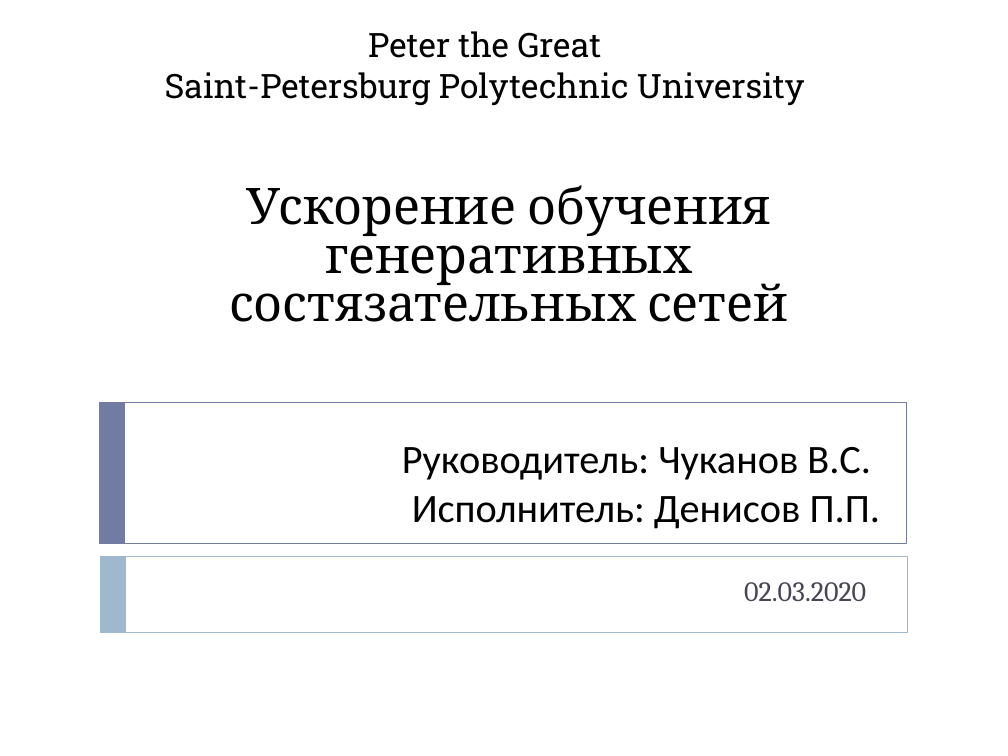
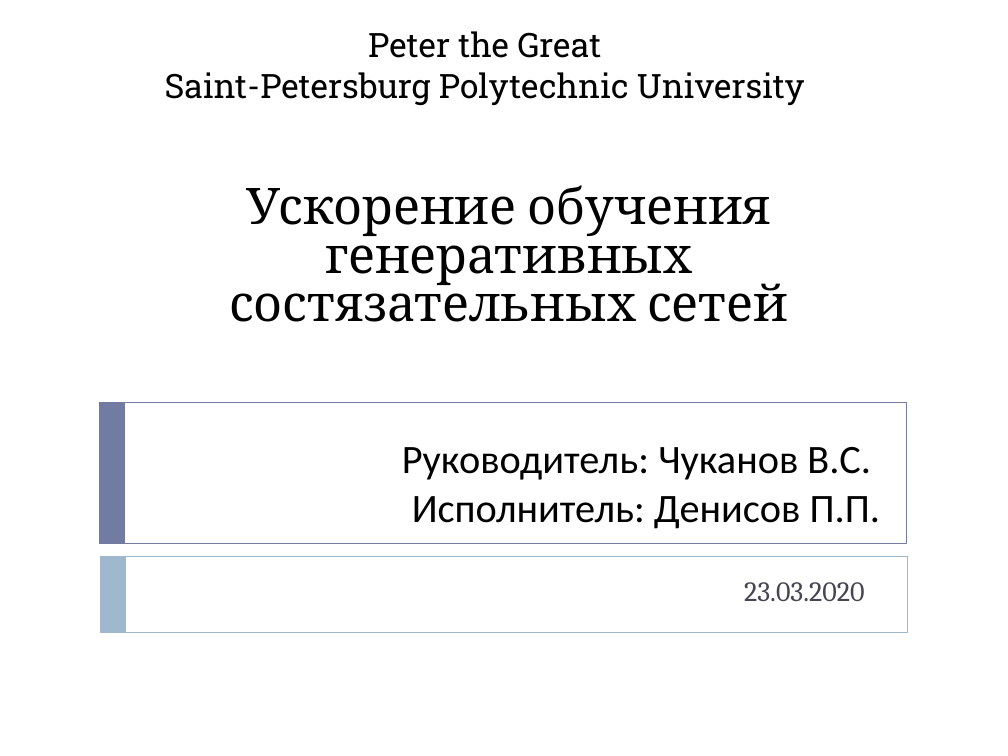
Before and after one commit to Ppasha9/ganfasttraining, a slide deck: slide 1 of presentations/FastGanTraining_Denisov_Pavel.pptx. Drawn at 1008x756 pixels with LibreOffice and Linux fonts; fonts in the diff are those of the drawing. Boxes give left, top, right and bottom in pixels: in the first picture for what was removed or moved away, otherwise in the second. Text is boxed around its words. In the diff, an @@ line names an element or a change of style, - is before the commit and + after.

```diff
--- a/presentations/FastGanTraining_Denisov_Pavel.pptx
+++ b/presentations/FastGanTraining_Denisov_Pavel.pptx
@@ text at (x1=744, y1=582, x2=865, y2=601): text changed @@
-02.03.2020
+23.03.2020
```
Also in this commit, not shown: 2 other slides changed, 2 slides added, 1 slide removed, 2 other files.
